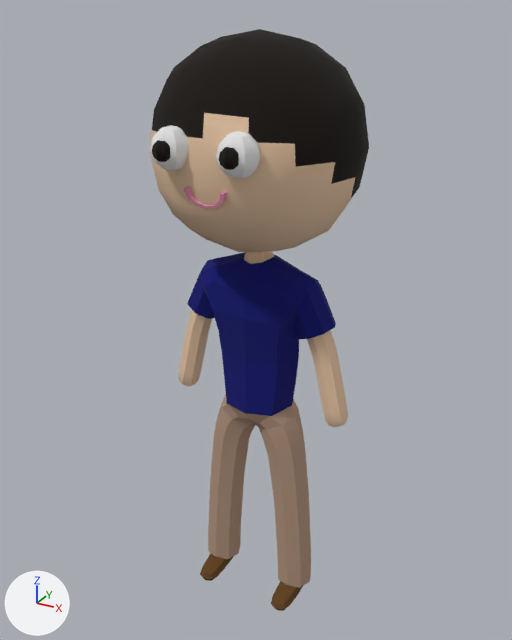
Before and after pictures for a commit that changed the glTF model assets/playercharacter.glb.
One viewpoint serves both versions: a camera (50 mm lens) standing at (0.855, -1.572, 1.687) and looking at (-0.014, 0.007, 0.898). Arrows for +X, +Y and +Z are at lower left; the lights stay in place. The picture after the commit comes second. Where no turn or scale is listed for an object, it has been applied to the vertices. Vertices at exactly the same position are counted once.

In view in the first picture: 'Cylinder', 'Pants', 'Shirt', 'Sphere', 'Sphere.001', 'Vert.002'.
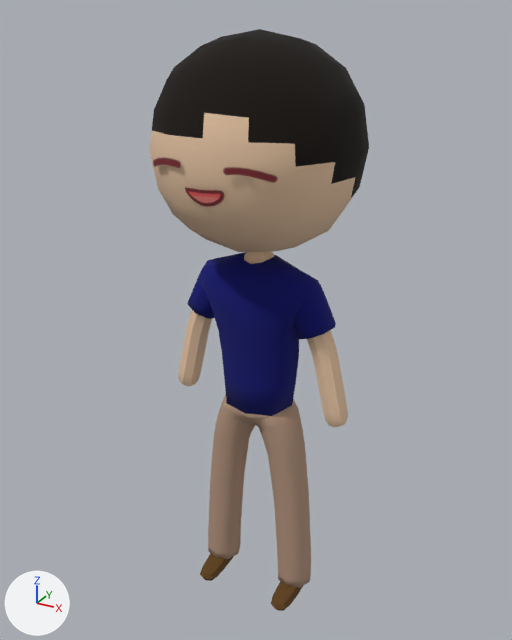
The edits, one by one:
Picture 'face_sheet' (img_face_sheet) is new.
Material 'facemat' (mat_facemat) is new.
Uses the picture img_face_sheet.
me_vert_003 has 674 vertices, 1352 faces and spans x -0.182..0.182, y -0.08..0.081, z 0.03..0.64.
me_vert_003 is used by ob_pants; location (0.0, 0.0, 0.024).
me_vert_003 part 1: all faces are now shaded smooth (794 of 1352 changed).
Mesh me_plane is new.
It has 25 vertices, 32 faces and spans x -0.209..0.209, y -0.276..-0.064, z 1.127..1.544.
It uses material mat_facemat.
Object 'Cylinder' (ob_cylinder) is deleted.
Object 'Sphere' (ob_sphere) is deleted.
Object 'Sphere.001' (ob_sphere_001) is deleted.
Object 'face' (ob_face) is new; it shows me_plane.
Its location is (0.0, 0.0, 0.0).

Boxes [x1, y1, x2, y2] around the edits, measured in the pictures (512 x 640 px):
'Sphere', deleted
    before: [150, 125, 261, 178]
'face', added (red)
    after: [153, 158, 277, 206]
'Sphere.001', deleted (black)
    before: [152, 140, 239, 170]
'Cylinder', deleted
    before: [183, 186, 227, 209]
part 1 of me_vert_003, shading changed
    both: [210, 458, 309, 587]
